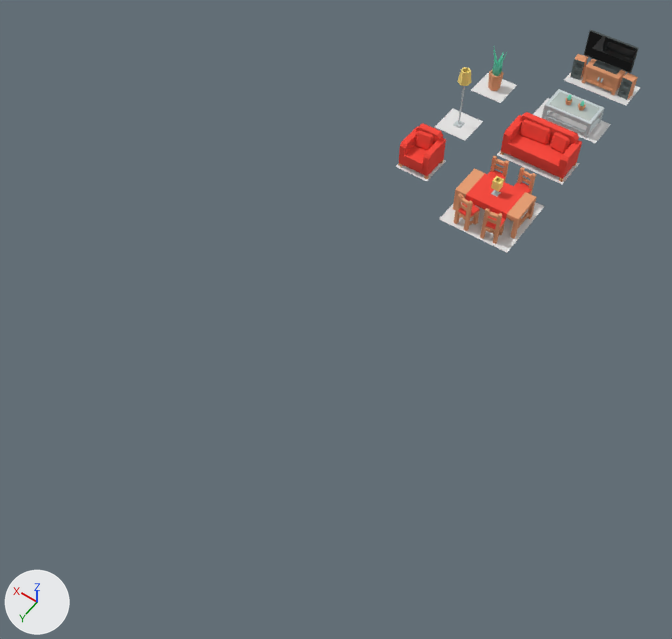
The glTF model examples/nextjs-3d-builder-advanced/public/furniture.glb as it was, and as the next commit left it.
One viewpoint serves both versions: a 50 mm camera at (-6.64, 16.28, 17.38) aimed at (1.4, 5.01, -0.32). Lighting does not change. The marker at lower left points along +X, +Y and +Z. Where no turn or scale is listed for an object, it has been applied to the vertices.

Names of what the first picture shows: 'armchair', 'coffeeTable', 'sofa', 'table', 'tableGround', 'television'.
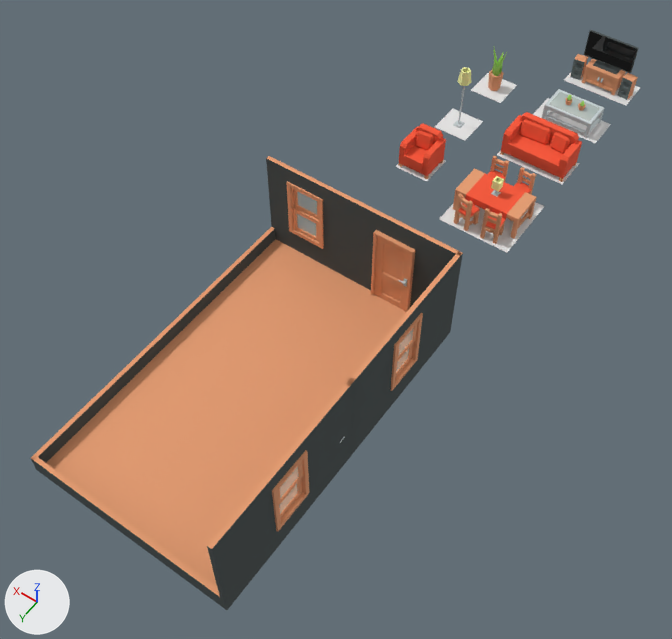
Pixel boxes (x1, y1, x2, y2) of what changed, in the pictures (672 x 639 px):
'roomFloor1', added: after (46, 239, 405, 588)
'roomWall3', added: after (207, 378, 355, 610)
    faces in mat_metaldark (dark grey #464e4e): (207, 386, 355, 610)
    faces in mat_wood_001 (orange #e69e72): (207, 378, 355, 549)
    faces in mat_glass (white #daebe3): (279, 466, 299, 514)
'roomWall1', added: after (266, 156, 462, 307)
    faces in mat_metaldark (dark grey #464e4e): (266, 158, 455, 307)
    faces in mat_wood_001 (orange #e69e72): (267, 156, 462, 256)
    faces in mat_glass (white #daebe3): (297, 191, 317, 237)
'roomWall2', added: after (345, 251, 463, 459)
    faces in mat_metaldark (dark grey #464e4e): (348, 254, 463, 459)
    faces in mat_wood_001 (orange #e69e72): (345, 251, 463, 391)
    faces in mat_glass (white #daebe3): (396, 328, 414, 372)
'roomWallDown1', added: after (31, 227, 276, 463)
    faces in mat_metaldark (dark grey #464e4e): (38, 229, 276, 463)
    faces in mat_wood_001 (orange #e69e72): (31, 227, 275, 459)
'roomWallDown2', added: after (31, 455, 222, 606)
    faces in mat_metaldark (dark grey #464e4e): (31, 459, 222, 606)
    faces in mat_wood_001 (orange #e69e72): (32, 455, 220, 597)
'roomDoor1', added: after (371, 230, 415, 313)
    faces in mat_wood_001 (orange #e69e72): (371, 230, 415, 313)

The change, as a list of edits to the scene's bpy script:
```text
Add me_roomwalldown2:
    me_roomwalldown2.from_pydata([(-0.59, 0.05, 0.0), (-0.59, -0.05, 0.0), (4.61, 0.05, 0.0), (4.61, -0.05, 0.0), (-0.59, -0.05, 0.5), (-0.59, 0.05, 0.5), (4.61, -0.05, 0.5), (4.61, 0.05, 0.5)], [], [(1, 0, 2), (2, 3, 1), (5, 4, 6), (6, 7, 5), (1, 4, 5), (5, 0, 1), (6, 3, 2), (2, 7, 6), (2, 0, 5), (2, 5, 7), (3, 6, 4), (3, 4, 1)])
    for i in [*range(4, 12)]: me_roomwalldown2.polygons[i].material_index = 1
    me_roomwalldown2.materials.append(mat_wood_001)  # orange #e69e72
    me_roomwalldown2.materials.append(mat_metaldark)  # dark grey #464e4e
Add me_roomwalldown1:
    me_roomwalldown1.from_pydata([(-0.05, -1.0, 0.0), (0.05, -1.0, 0.0), (-0.05, 7.21, 0.0), (0.05, 7.21, 0.0), (0.05, -1.0, 0.5), (-0.05, -1.0, 0.5), (0.05, 7.21, 0.5), (-0.05, 7.21, 0.5)], [], [(1, 0, 2), (2, 3, 1), (5, 4, 6), (6, 7, 5), (1, 4, 5), (5, 0, 1), (6, 3, 2), (2, 7, 6), (2, 0, 5), (2, 5, 7), (3, 6, 4), (3, 4, 1)])
    for i in [*range(4, 12)]: me_roomwalldown1.polygons[i].material_index = 1
    me_roomwalldown1.materials.append(mat_wood_001)  # orange #e69e72
    me_roomwalldown1.materials.append(mat_metaldark)  # dark grey #464e4e
Add ob_roomwalldown2:
    ob_roomwalldown2 = bpy.data.objects.new('roomWallDown2', me_roomwalldown2)
    ob_roomwalldown2.location = (-0.5, 12.05, -0.11)
Add ob_roomwalldown1:
    ob_roomwalldown1 = bpy.data.objects.new('roomWallDown1', me_roomwalldown1)
    ob_roomwalldown1.location = (4.05, 4.89, -0.11)
Add ob_roomwall3:
    ob_roomwall3 = bpy.data.objects.new('roomWall3', me_roomwall3)  # 70 vertices, 148 faces; spans x -0.1..0.1, y -2.11..2.11, z 0.0..2.77; in mat_wood_001 (orange #e69e72), mat_metaldark (dark grey #464e4e), mat_glass (white #daebe3)
    ob_roomwall3.location = (-1.05, 10.0, -0.11)
Add ob_roomwall2:
    ob_roomwall2 = bpy.data.objects.new('roomWall2', me_roomwall2)  # 70 vertices, 148 faces; spans x -0.1..0.1, y -2.1..2.07, z 0.0..2.77; in mat_wood_001 (orange #e69e72), mat_metaldark (dark grey #464e4e), mat_glass (white #daebe3)
    ob_roomwall2.location = (-1.05, 6.0, -0.11)
Add ob_roomwall1:
    ob_roomwall1 = bpy.data.objects.new('roomWall1', me_roomwall1)  # 70 vertices, 148 faces; spans x -4.1..1.11, y -0.1..0.1, z 0.0..2.77; in mat_wood_001 (orange #e69e72), mat_metaldark (dark grey #464e4e), mat_glass (white #daebe3)
    ob_roomwall1.location = (3.0, 3.95, -0.11)
Add ob_roomfloor1:
    ob_roomfloor1 = bpy.data.objects.new('roomFloor1', me_roomfloor1)  # a box spanning x -2.5..2.5, y -4.0..4.0, z -0.05..0.05; in mat_wood_001 (orange #e69e72)
    ob_roomfloor1.location = (1.5, 8.0, -0.05)
Add ob_roomdoor2:
    ob_roomdoor2 = bpy.data.objects.new('roomDoor2', me_roomdoor2)  # 98 vertices, 188 faces; spans x -0.22..0.03, y 0.0..1.04, z 0.0..2.17; in mat_wood_001 (orange #e69e72), mat_metal_001 (light grey #c5cfd1)
    ob_roomdoor2.location = (-0.9, 7.49, 0.0)
Add ob_roomdoor1:
    ob_roomdoor1 = bpy.data.objects.new('roomDoor1', me_roomdoor1)  # 98 vertices, 188 faces; spans x -1.04..0.0, y -0.22..0.03, z 0.0..2.17; in mat_wood_001 (orange #e69e72), mat_metal_001 (light grey #c5cfd1)
    ob_roomdoor1.location = (1.02, 4.1, 0.0)
```
